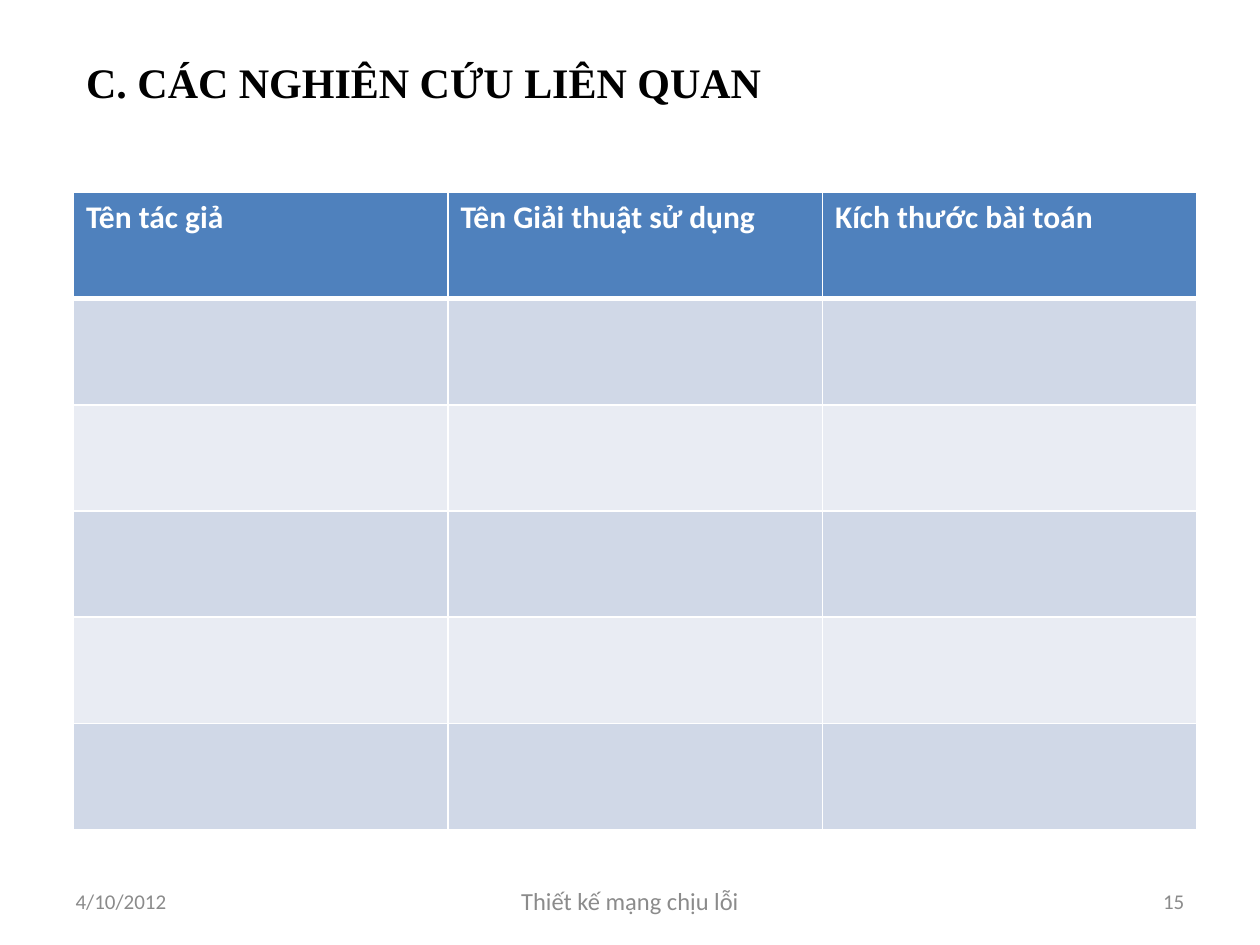
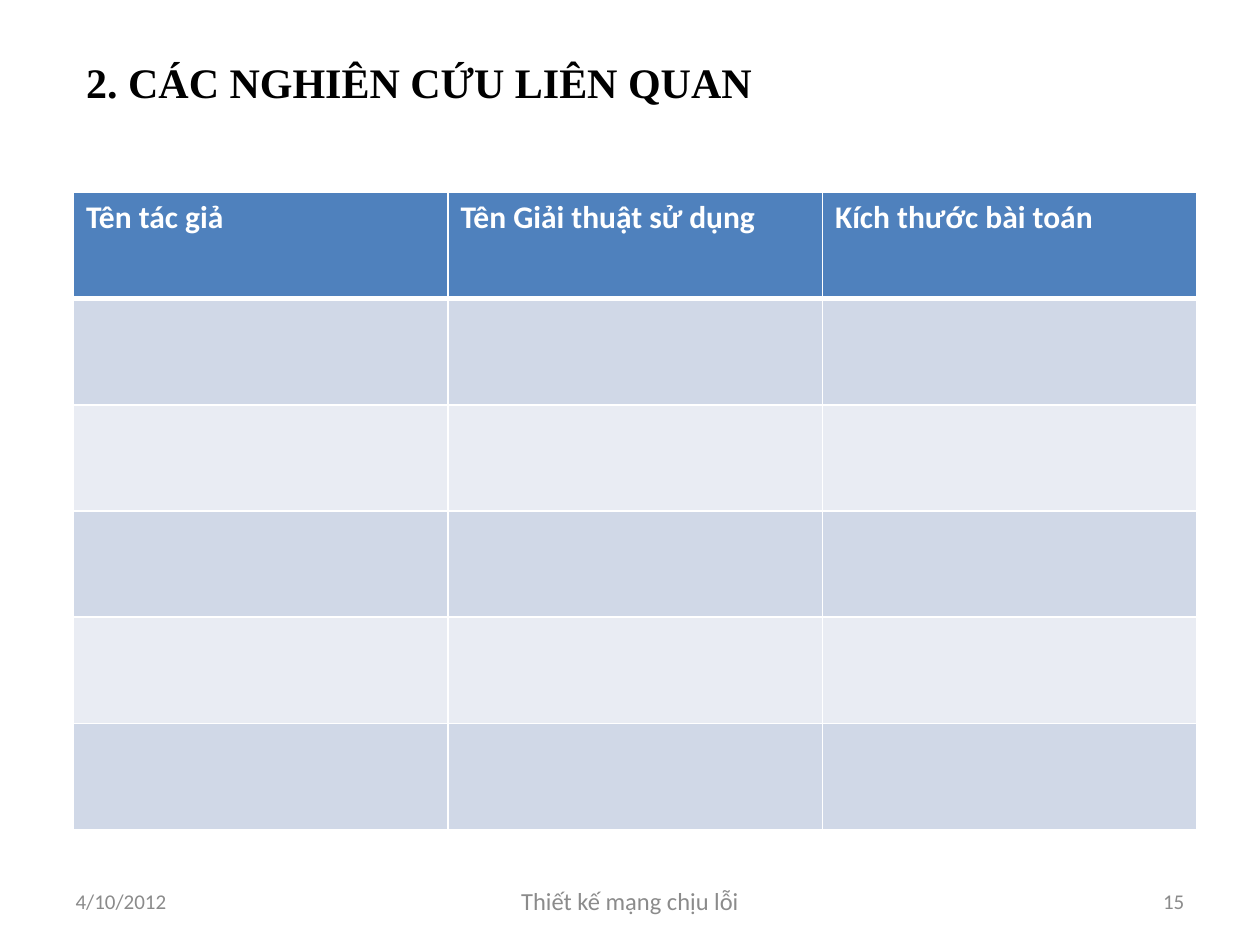
Before and after one commit to luongnv89/GAMSOND, a slide deck: slide 15 of Presents/Luongnv.Intro6.0.pptx. Drawn at 1260x945 pixels with LibreOffice and Linux fonts; fonts in the diff are those of the drawing. Boxes give left, top, right and bottom in pixels: in the first picture for what was removed or moved away, otherwise in the second. Text is boxed around its words. In the diff, an @@ line names an element or a change of style, - is before the commit and + after.

```diff
--- a/Presents/Luongnv.Intro6.0.pptx
+++ b/Presents/Luongnv.Intro6.0.pptx
@@ title at bbox=[86, 65, 752, 105]: text changed @@
-C. CÁC NGHIÊN CỨU LIÊN QUAN
+2. CÁC NGHIÊN CỨU LIÊN QUAN
```
Also in this commit, not shown: 8 other slides changed, 8 slides removed.
